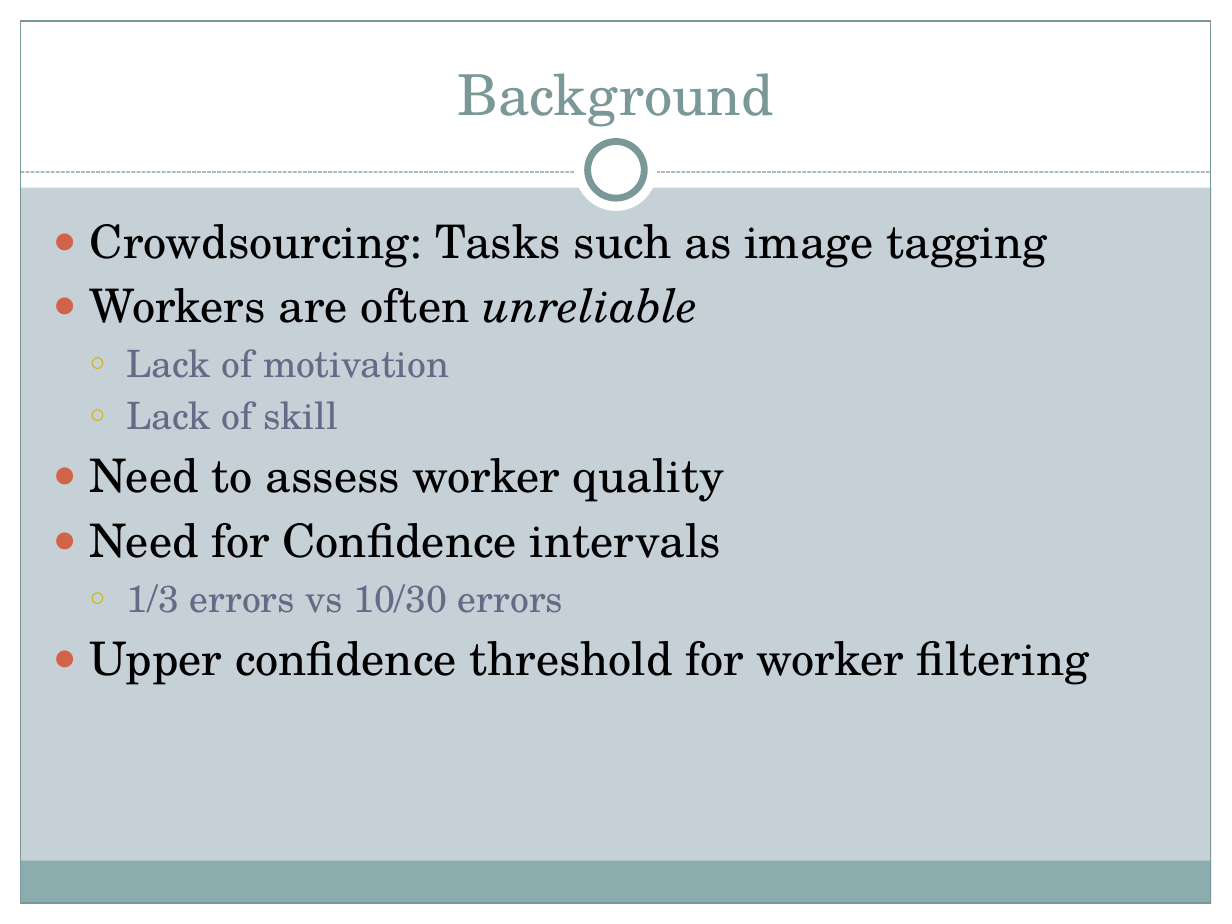
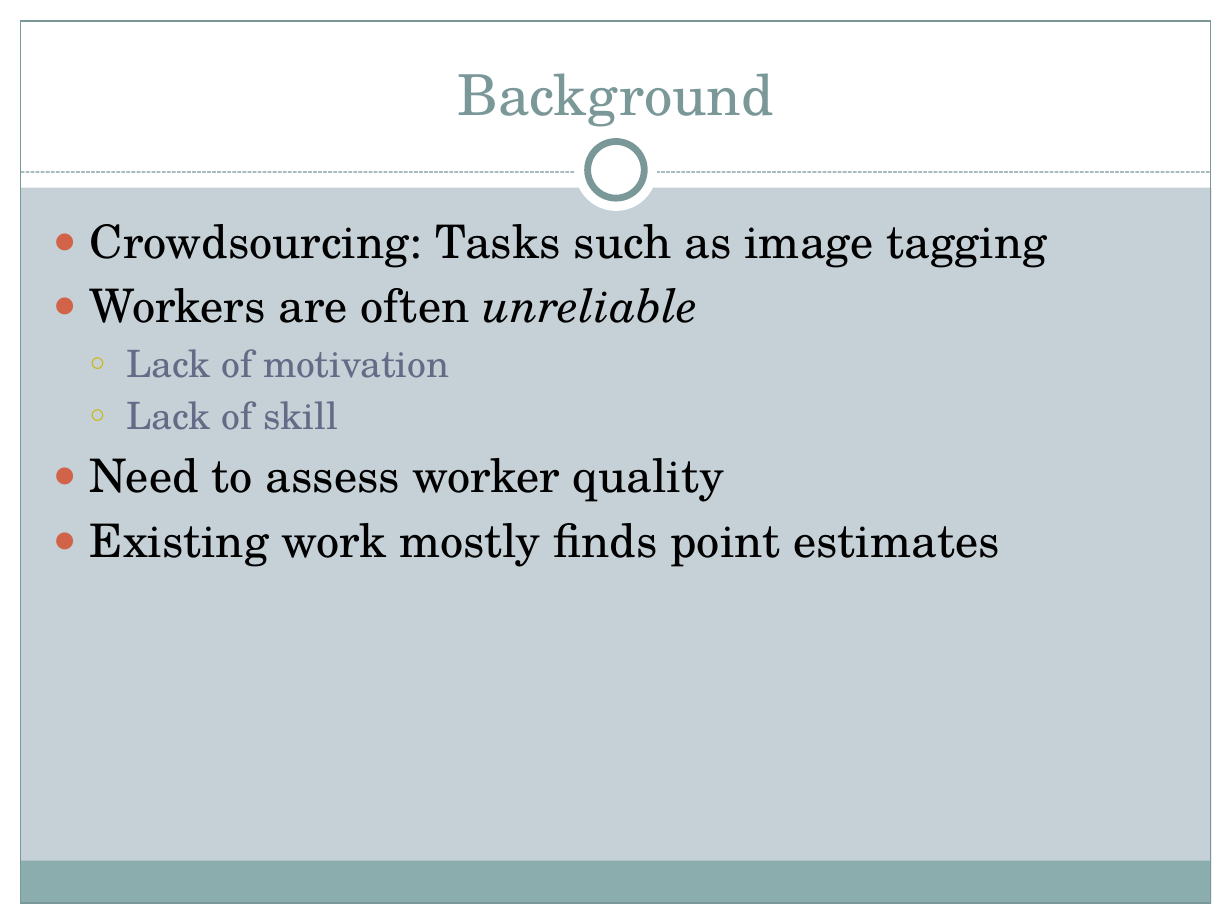
Before and after one commit to brahmaneya/WorkerEvaluationGeneral, a slide deck: slide 2 of Presentation/WorkerEval.pptx. Drawn at 1232x924 pixels with LibreOffice and Linux fonts; fonts in the diff are those of the drawing. Boxes give left, top, right and bottom in pixels: in the first picture for what was removed or moved away, otherwise in the second. Text is boxed around its words. In the diff, an @@ line names an element or a change of style, - is before the commit and + after.

```diff
--- a/Presentation/WorkerEval.pptx
+++ b/Presentation/WorkerEval.pptx
@@ text at (90, 523, 1000, 567): text changed @@
-● Need for Confidence intervals
-  ○ 1/3 errors vs 10/30 errors
-● Upper confidence threshold for worker filtering
+● Existing work mostly finds point estimates
```
Also in this commit, not shown: 7 other slides changed, 9 slides added, 1 other file.
